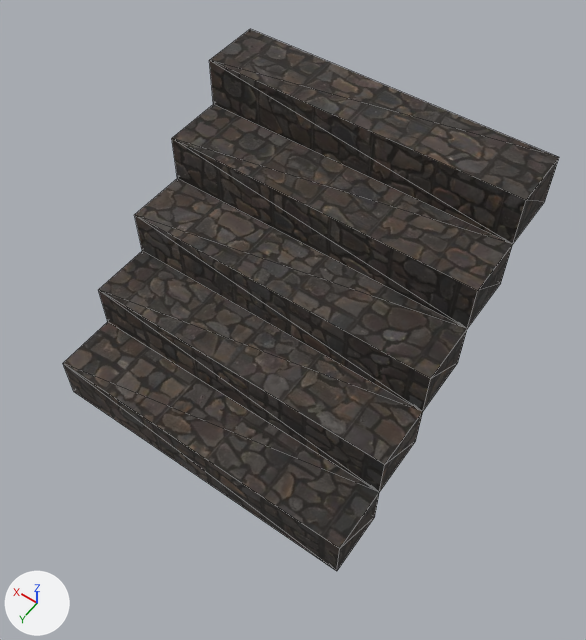
The glTF model assets/models/env/emberfall/stairs.glb as it was, and as the next commit left it.
Camera for both pictures: a 50 mm lens placed at (-1.59, 1.51, 3.9), pointed at (-0.13, -0.53, 0.7). Arrows for +X, +Y and +Z are at lower left; the lights stay in place. The first picture is the older version. Mesh edges are drawn as thin lines. Vertices at exactly the same position are counted once.

In view in the first picture: 'stairs'.
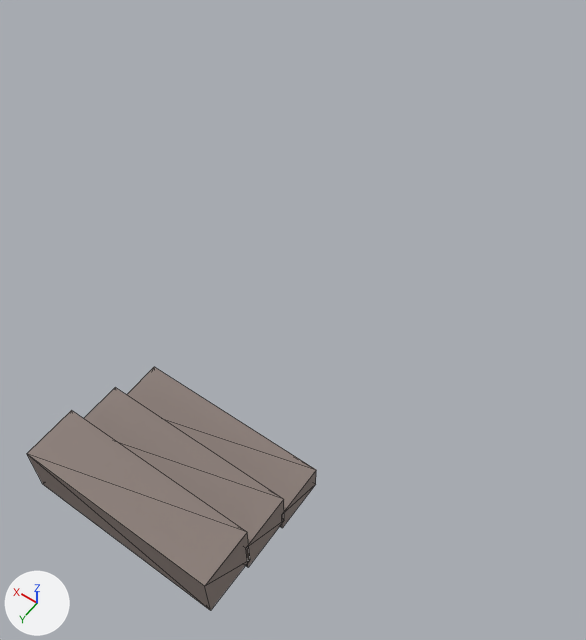
Boxes [x1, y1, x2, y2] around the edits, measured in the pictures (586 x 640 px):
```json
{"object": "stairs", "change": "reshaped, recoloured", "before": [63, 29, 559, 571], "after": [27, 367, 316, 611], "on screen": "42% narrower, 55% shorter"}
{"part": 1, "of": "me_cube", "change": "added", "after": [127, 367, 316, 528]}
{"part": 2, "of": "me_cube", "change": "added", "after": [84, 387, 284, 567]}
{"part": 3, "of": "me_cube", "change": "added", "after": [27, 410, 250, 611]}
{"part": 4, "of": "me_cube", "change": "deleted", "before": [98, 179, 467, 492]}
{"part": 5, "of": "me_cube", "change": "deleted", "before": [63, 322, 379, 571]}
{"part": 6, "of": "me_cube", "change": "deleted", "before": [172, 105, 513, 329]}
{"part": 7, "of": "me_cube", "change": "deleted", "before": [209, 29, 559, 244]}
```

The change, as JSON lines over the scene's bpy script:
```json
{"op": "add", "block": "mat_step", "code": ["mat_step = principled_material('Step')", "mat_step.base_color = (0.25, 0.2, 0.18)  # grey #897c76", "mat_step.roughness = 0.75"]}
{"block": "me_cube", "where": "# used by ob_stairs; location = (0.0, 0.0, 0.0)"}
{"op": "remove", "block": "me_cube", "code": "me_cube.from_pydata(...)  # 38 vertices, 60 faces; spans x -0.9..0.9, y -1.57..0.17, z 0.0..1.4"}
{"op": "remove", "block": "me_cube", "code": "me_cube.materials.append(mat_ef_floor)"}
{"op": "add", "block": "me_cube", "code": "me_cube.from_pydata(...)  # 24 vertices, 36 faces; spans x -0.55..0.55, y -0.15..0.71, z 0.0..0.44"}
{"block": "me_cube", "change": "me_cube part 1: a new loose piece, a box spanning x -0.55..0.55, y -0.15..0.15, z 0.0..0.16, in mat_step (grey #897c76)"}
{"block": "me_cube", "change": "me_cube part 2: a new loose piece, a box spanning x -0.55..0.55, y 0.13..0.43, z 0.06..0.3, in mat_step (grey #897c76)"}
{"block": "me_cube", "change": "me_cube part 3: a new loose piece, a box spanning x -0.55..0.55, y 0.41..0.71, z 0.12..0.44, in mat_step (grey #897c76)"}
{"block": "me_cube", "change": "me_cube part 4: the loose piece of 14 vertices spanning x -0.9..0.9, y -0.88..-0.17, z 0.28..0.84 is deleted"}
{"block": "me_cube", "change": "me_cube part 5: the loose piece of 8 vertices spanning x -0.9..0.9, y -0.17..0.17, z 0.0..0.28 is deleted"}
{"block": "me_cube", "change": "me_cube part 6: the loose piece of 8 vertices spanning x -0.9..0.9, y -1.22..-0.87, z 0.84..1.12 is deleted"}
{"block": "me_cube", "change": "me_cube part 7: the loose piece of 8 vertices spanning x -0.9..0.9, y -1.57..-1.23, z 1.12..1.4 is deleted"}
{"op": "add", "block": "me_cube", "code": "me_cube.materials.append(mat_step)  # grey #897c76"}
```
